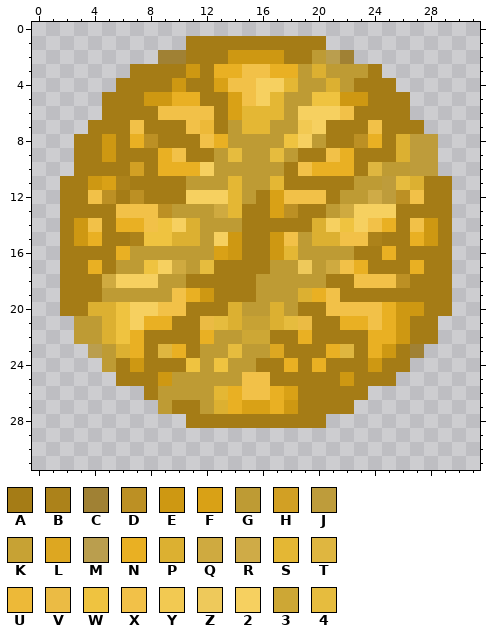
A pixel-art sprite gets an edit: UnityProjectMario/Assets/Sprites/butterflyCoinFront.png. Above, as it was before the edit.
The file is 32x32 pixels. Pixels under 10% opacity are left out. Colours within 5 levels of each other are drawn and written as one.
Palette (. is transparent): A #a57c16  B #ac821a  C #a08134  D #bc9024  E #ce9812  F #d9a116  G #be9b34  H #d2a024  J #be9c3b  K #c7a234  L #dda721  M #ba9e4e  N #e9b023  P #dcb031  Q #cfaa40  R #cfab47  S #e4b734  T #dfb640  U #edb938  V #ebbb44  W #efc340  X #f2c148  Y #f2c952  Z #eec95b  2 #f6d060  3 #cda735  4 #e6bc3e
The same view after the edit:
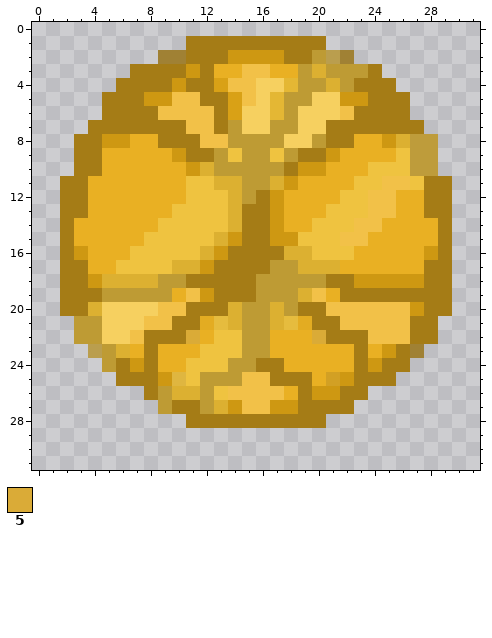
Colours new in this view: 5 #daab37
From the commit log: Added tilemaps and updated butterly coins
Changes in this commit:
colour V: #ebbb44 -> #e3ac22
y 5: x 10..11 NN -> XX; x 20..21 WW -> 22
y 6: x 15..16 SS -> 22
y 7: x 7 X -> A; x 12 U -> X; x 15..16 SS -> 22; x 19 Y -> 2; x 24 X -> A
y 8: x 6 A -> E; x 8 D -> N; x 13 N -> X; x 18 W -> 2; x 23 D -> N; x 25 A -> E
y 9: x 5..8 EAAA -> NNNN; x 10 X -> E; x 14 4 -> W; x 17 4 -> W; x 21 X -> E; x 23..26 AAAP -> NNNW
y 10: x 5..8 AAHA -> NNNN; x 11..12 N2 -> EP; x 19..20 XN -> EE; x 23..26 ATGG -> NWWW
y 11: x 4..14 EFBAAAAGGGS -> NNNNNNNWWPP; x 17..27 SAAAAAGGJ4P -> PENNNNWWXXW
y 12: x 4..14 XDADAAA222S -> NNNNNNNWWWP; x 17..27 FXXXAGGRJDX -> ENNNNWWXXNN
y 13: x 4..14 AAXXXDGGGQS -> NNNNNNWWWWP; x 17..27 FDAAGQ222AA -> ENNNWWWXXNN
y 14: x 3..5 EXA -> NNN; x 8 X -> N; x 10..14 2PGGG -> WWWWP; x 17..21 AAAP2 -> ENNWW; x 23 2 -> X; x 26..28 AXE -> NNN
y 15: x 3 E -> N; x 5..7 AAB -> NNN; x 10..13 PPG2 -> WWWP; x 18..21 XGPP -> EWWW; x 24..26 BAA -> NNN; x 28 E -> N
y 16: x 3..5 AAA -> ENN; x 7..14 GGGGGGFE -> WWWWWPEA; x 17..24 ESGGGGAA -> APPWWWNN; x 26..28 AAA -> NNE
y 17: x 5..7 AGG -> NWW; x 9..12 2QG4 -> WPPE; x 19..22 ZGQX -> PPPN; x 24..26 AAA -> NNN
y 18: x 4..8 AQ222 -> EPPPP; x 23..27 XXXDA -> EEEEE
y 19: x 10..11 XN -> NX; x 20..21 NX -> XN
y 20: x 5..6 PW -> 22; x 25..26 NE -> XX
y 21: x 5..6 PW -> 22; x 8..9 NN -> XX; x 15..16 KK -> GG; x 22..23 NN -> XX; x 25..26 NE -> XX
y 22: x 5..7 PWN -> 22X; x 11 A -> 5; x 13..18 GG33AA -> WWGGNN; x 20 A -> 5; x 24..26 NNE -> XXX
y 23: x 9 T -> N; x 11..14 AGG4 -> NWWW; x 17..20 LAAA -> NNNN; x 22 T -> N
y 24: x 9..10 AA -> NN; x 12 G -> W; x 19 A -> N; x 21..22 AA -> NN
y 25: x 10..11 GG -> TW; x 20..21 AA -> NH
y 26: x 10..11 GG -> PP; x 13..14 SN -> WX; x 17..18 NF -> XN; x 20..21 AA -> EE
y 27: x 14..17 NFFN -> EXXE
